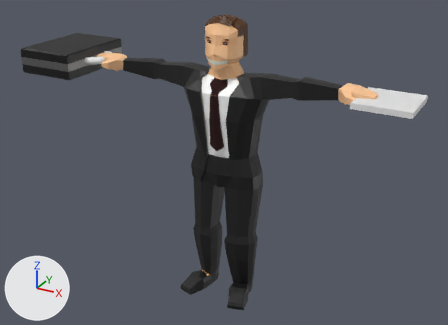
The FBX model Assets/Resources/PhotonPrefabs/TMPBlender/MrBusiness.fbx as it was, and as the next commit left it.
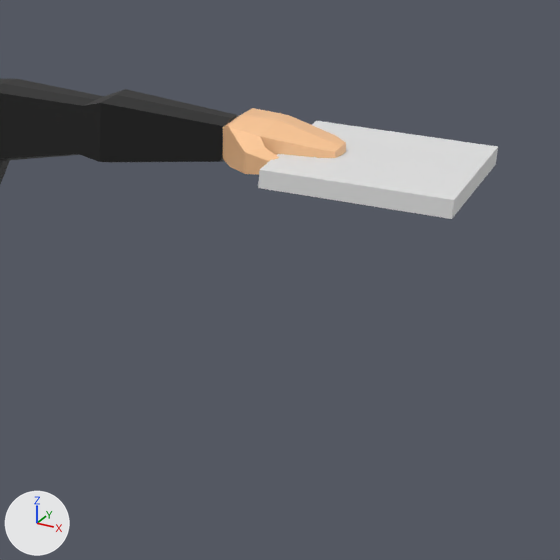
There are two pictures of each version: one whole from a 50 mm lens placed at (10.79, -19.69, 15.29), pointed at (-0.05, 0.03, 5.44), one close up on the part from 59% to 100% of the width and 15% to 71% of the height. The axes (+X, +Y, +Z) are drawn at lower left. The lights are the same throughout. Vertices at the same position are counted once.
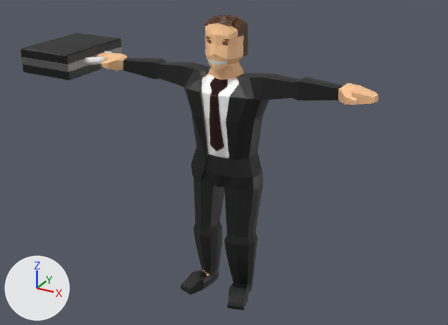
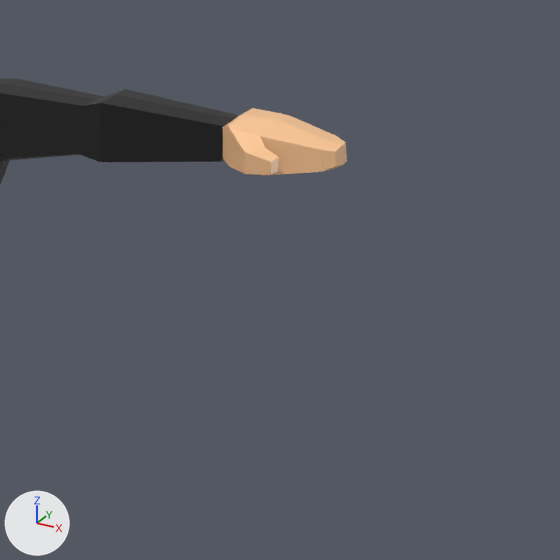
Boxes [x1, y1, x2, y2] around the edits, measured in the close-ups (560 x 560 px):
'Cube', reshaped: before [0, 79, 498, 219]; after [0, 79, 347, 184]
part 1 of me_cube, deleted: before [258, 121, 498, 219]

The change, as a diff of the scene's bpy script:
```diff
--- a/Assets/Resources/PhotonPrefabs/TMPBlender/MrBusiness.fbx.py
+++ b/Assets/Resources/PhotonPrefabs/TMPBlender/MrBusiness.fbx.py
@@ me_cube @@
 me_cube.from_pydata(...)  # 3437 vertices, 3495 faces; spans x -8.3..7.2, y -2.0..1.4, z -10.6..0.9
 # used by ob_cube; location = (0.0, 0.09, 10.27)
+# me_cube part 1: the loose piece of 8 vertices spanning x 5.2..7.2, y -1.2..0.8, z -1.4..-1.2 is deleted
 me_cube.materials.append(mat_skin)
@@ me_cube @@
 me_cube.materials.append(mat_thepaper)
-me_cube.materials.append(mat_eye)  # white #e7e7e7
 me_cube.materials.append(mat_iris)
```
